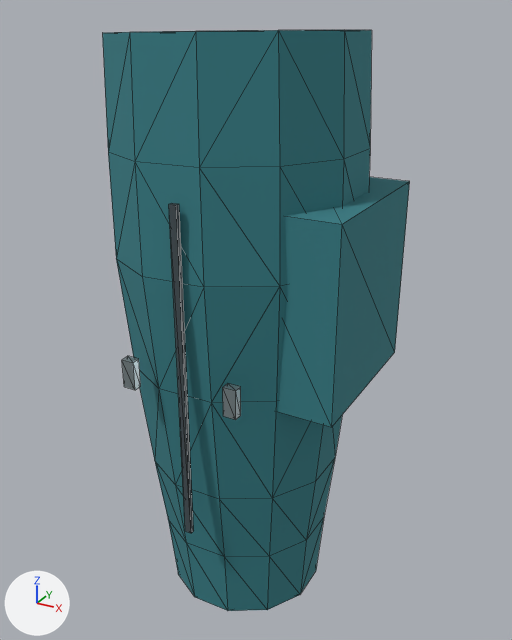
The glTF model Resource/Export/Modules/Outfit_Explorer_Male_Lean_Trouser_L.glb, before and after one commit.
Before and after are seen from a camera (50 mm lens) standing at (0.346, -0.414, 0.973) and looking at (0.118, 0.0, 0.766). Lighting does not change. The marker at lower left points along +X, +Y and +Z. The picture after the commit comes second. Mesh edges are drawn as thin lines. Vertices at exactly the same position are counted once.

Names of what the first picture shows: 'Outfit_Explorer_Male_Lean_Trouser_L'.
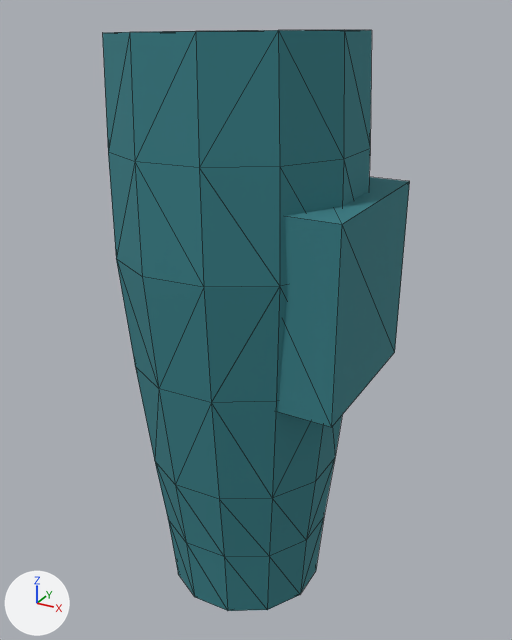
Where the change shows, as pixel boxes [x1, y1, x2, y2] in the pictures (512 x 640 px):
part 1 of me_outfit_explorer_male_lean_trouser_l_mesh_001, deleted: before [122, 356, 141, 390]
part 2 of me_outfit_explorer_male_lean_trouser_l_mesh_001, deleted: before [223, 383, 241, 420]
part 3 of me_outfit_explorer_male_lean_trouser_l_mesh_001, deleted: before [169, 203, 194, 533]

Edits to the bpy script that builds the scene:
```text
Change me_outfit_explorer_male_lean_trouser_l_mesh_001:
    used by ob_outfit_explorer_male_lean_trouser_l; location = (0.0, 0.0, 0.0)
    remove me_outfit_explorer_male_lean_trouser_l_mesh_001.from_pydata(...)  # 116 vertices, 208 faces; spans x 0.024..0.205, y -0.096..0.081, z 0.548..0.963
    add me_outfit_explorer_male_lean_trouser_l_mesh_001.from_pydata(...)  # 92 vertices, 172 faces; spans x 0.024..0.205, y -0.087..0.081, z 0.548..0.963
    me_outfit_explorer_male_lean_trouser_l_mesh_001 part 1: the loose piece of 8 vertices spanning x 0.072..0.081, y -0.096..-0.09, z 0.745..0.765 is deleted
    me_outfit_explorer_male_lean_trouser_l_mesh_001 part 2: the loose piece of 8 vertices spanning x 0.148..0.157, y -0.096..-0.09, z 0.745..0.765 is deleted
    me_outfit_explorer_male_lean_trouser_l_mesh_001 part 3: the loose piece of 8 vertices spanning x 0.112..0.117, y -0.091..-0.088, z 0.639..0.872 is deleted
    remove me_outfit_explorer_male_lean_trouser_l_mesh_001.materials.append(mat_fabric_seam)  # greyish blue #424d52
    remove me_outfit_explorer_male_lean_trouser_l_mesh_001.materials.append(mat_fastener_titanium)  # grey #a8b6ba
```
